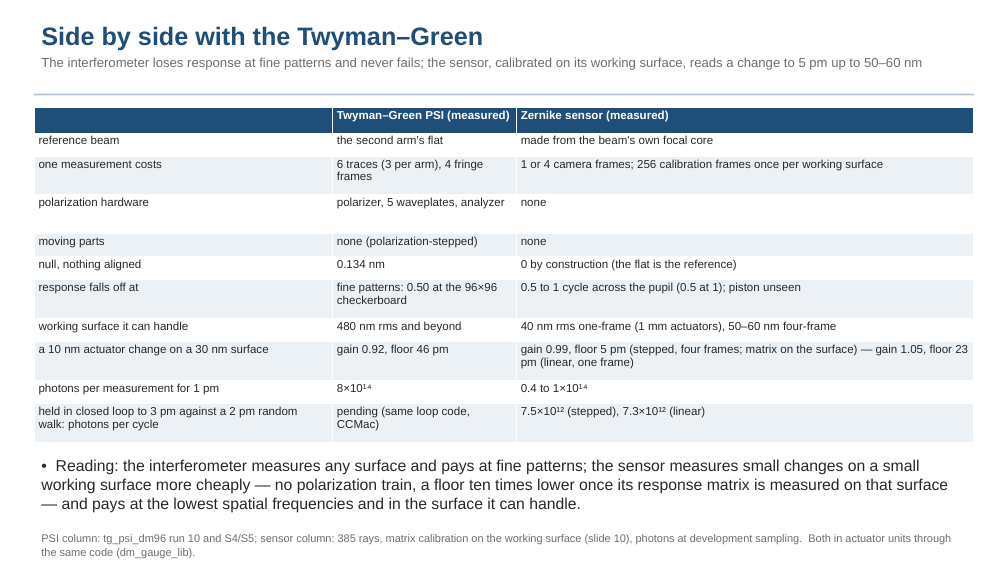
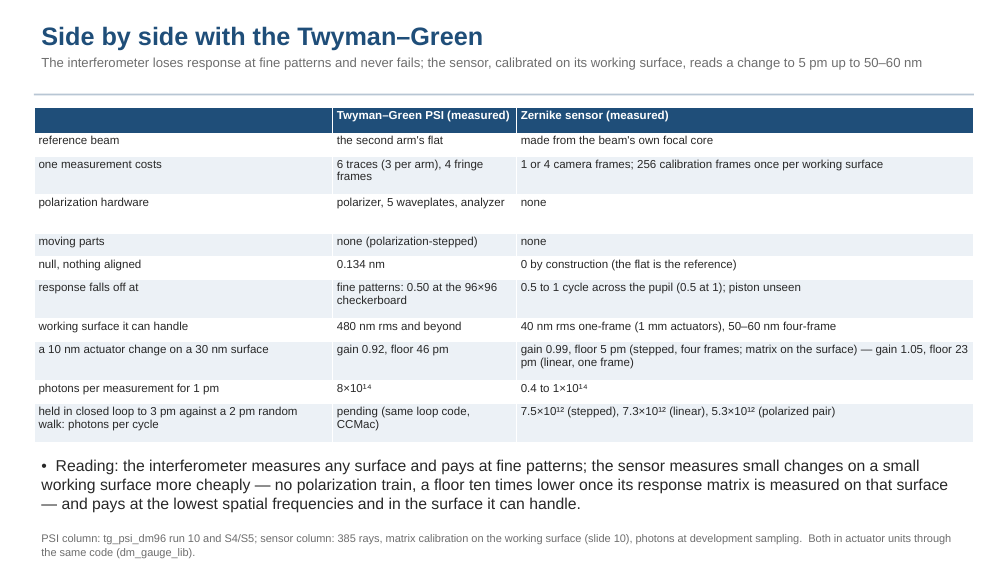
Before and after one commit to nasa-jpl/macos, a slide deck: slide 17 of demo_session/deck_zwfs.pptx (slide 16 before the commit). Drawn at 1008x567 pixels with LibreOffice and Linux fonts; fonts in the diff are those of the drawing. Boxes give left, top, right and bottom in pixels: in the first picture for what was removed or moved away, otherwise in the second. Text is boxed around its words. In the diff, an @@ line names an element or a change of style, - is before the commit and + after.

```diff
--- a/demo_session/deck_zwfs.pptx
+++ b/demo_session/deck_zwfs.pptx
@@ table at [34,107,974,440] @@
-row 11, column 3: 7.5×10¹² (stepped), 7.3×10¹² (linear)
+row 11, column 3: 7.5×10¹² (stepped), 7.3×10¹² (linear), 5.3×10¹² (polarized pair)
```
Also in this commit, not shown: 2 other slides changed, 1 slide added, 5 other files.
